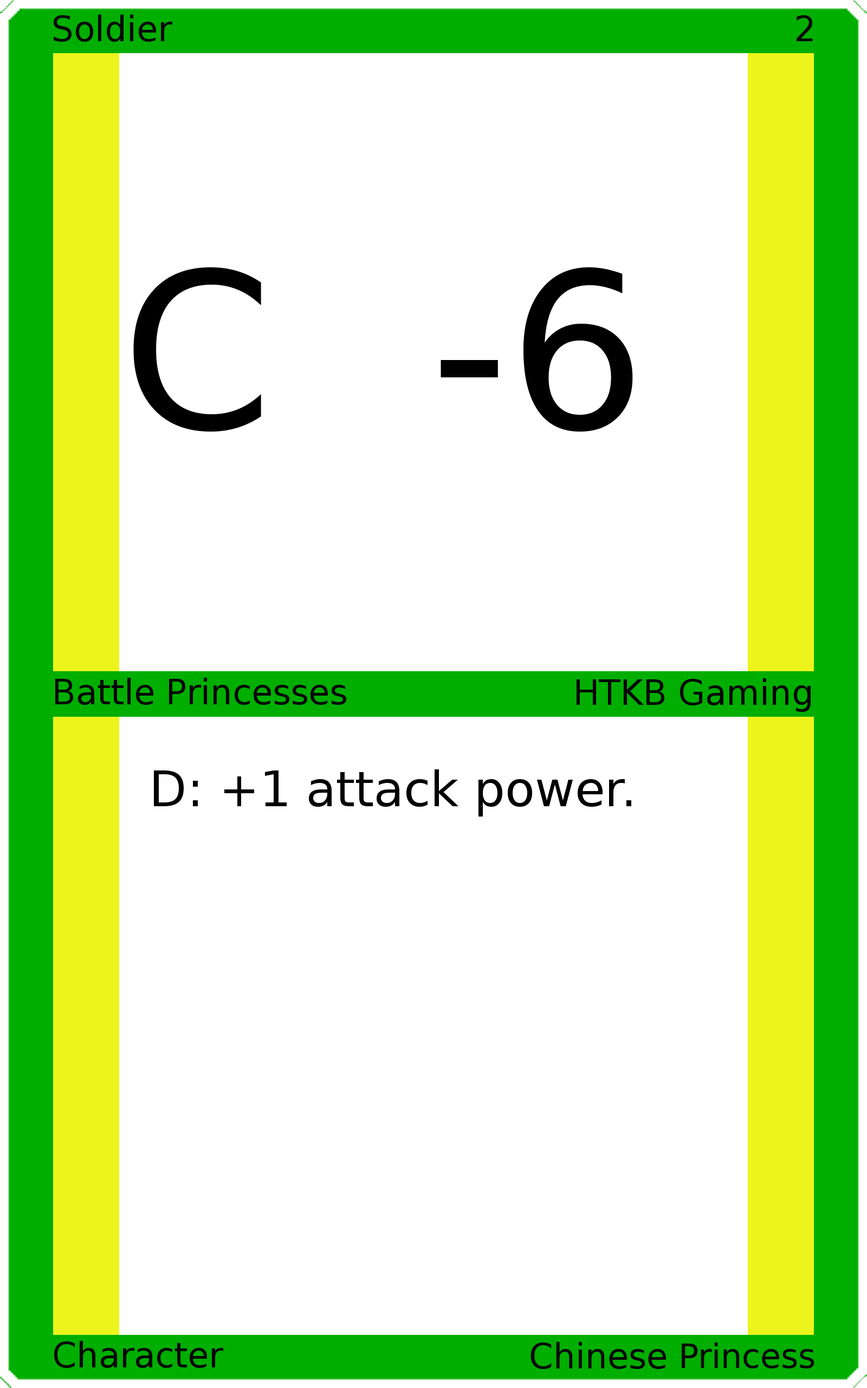
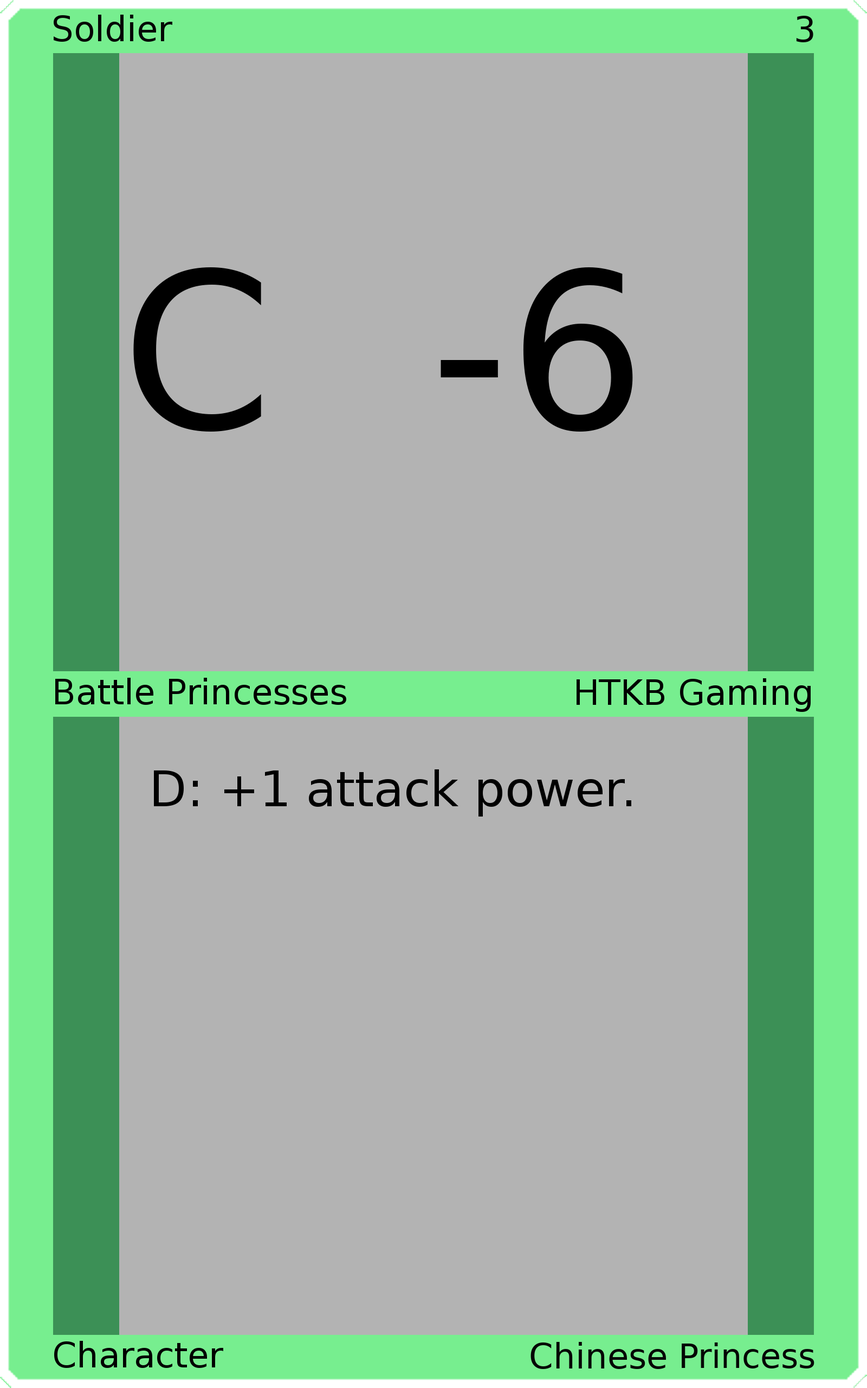
Two versions of the same layered image (867x1388). Layer-by-layer changes:
painted on "Upper Right" over [796, 15, 814, 43]
painted on "Border" over [0, 0, 867, 1388]
painted on "Top Background" over [119, 52, 748, 673]
painted on "Bottom Background" over [119, 715, 748, 1336]
painted on "Background" over [35, 35, 832, 1352]
